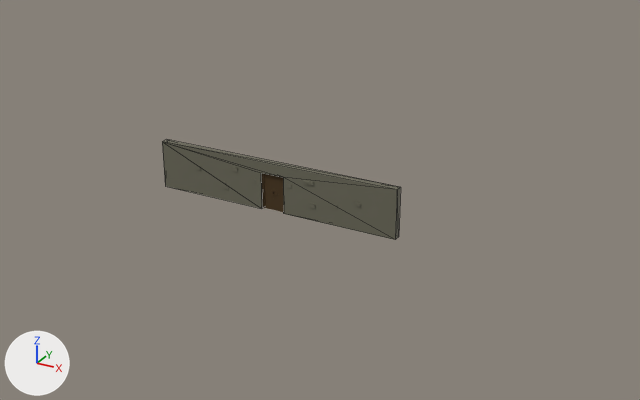
Renders of the glTF model assets/art/models/game/wall_with_door.glb from each side of a commit.
One viewpoint serves both versions: a 50 mm lens placed at (56.5, -90.5, 48.1), pointed at (5.6, 2.2, 1.7). Arrows for +X, +Y and +Z are at lower left; the lights stay in place. The older version comes first. Mesh edges are drawn as thin lines on the coarser meshes. Where no turn or scale is listed for an object, it has been applied to the vertices. Vertices at exactly the same position are counted once.

The older version as bpy lines, for what is in view:
```python
me_cube = bpy.data.meshes.new('Cube')
me_cube.from_pydata(...)  # 16 vertices, 28 faces; spans x -17.6..17.6, y -0.5..0.5, z 0.0..6.6
me_cube.materials.append(mat_wall)  # dark yellow #6b6958
# before: 0 (17.6, 0.5, 6.6) at pixel (400, 187), 1 (17.6, 0.5, 0.0) at pixel (398, 236), 2 (17.6, -0.5, 6.6) at pixel (397, 189), 3 (17.6, -0.5, 0.0) at pixel (395, 239), 4 (-17.6, 0.5, 6.6) at pixel (166, 139)
# before: 5 (-17.6, 0.5, 0.0), 6 (-17.6, -0.5, 6.6) at pixel (162, 141), 7 (-17.6, -0.5, 0.0) at pixel (165, 186)
ob_wall = bpy.data.objects.new('Wall', me_cube)
ob_wall.location = (0.0, 0.0, 0.0)
```
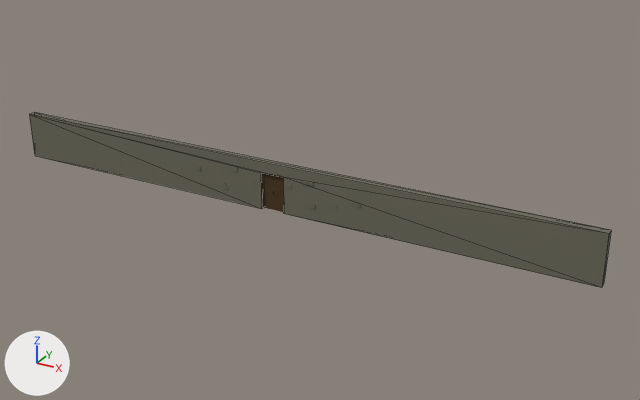
Boxes (x1, y1, x2, y2) around the edits, measured in the pictures (640 x 400 px):
'Wall', reshaped (143% wider, 74% taller): before (162, 139, 401, 240); after (29, 112, 611, 288)

What the commit changed:
me_cube is used by ob_wall; location (0.0, 0.0, 0.0).
me_cube had 16 vertices, 28 faces and spanned x -17.6..17.6, y -0.5..0.5, z 0.0..6.6.
me_cube now has 16 vertices, 28 faces and spans x -42.4..42.4, y -0.5..0.5, z 0.0..6.6.
Part 1, on me_cube:
Vertices 4 to 7 of me_cube move by (-24.8, 0.0, 0.0).
Vertices 0 to 3 of me_cube move by (24.8, 0.0, 0.0).
